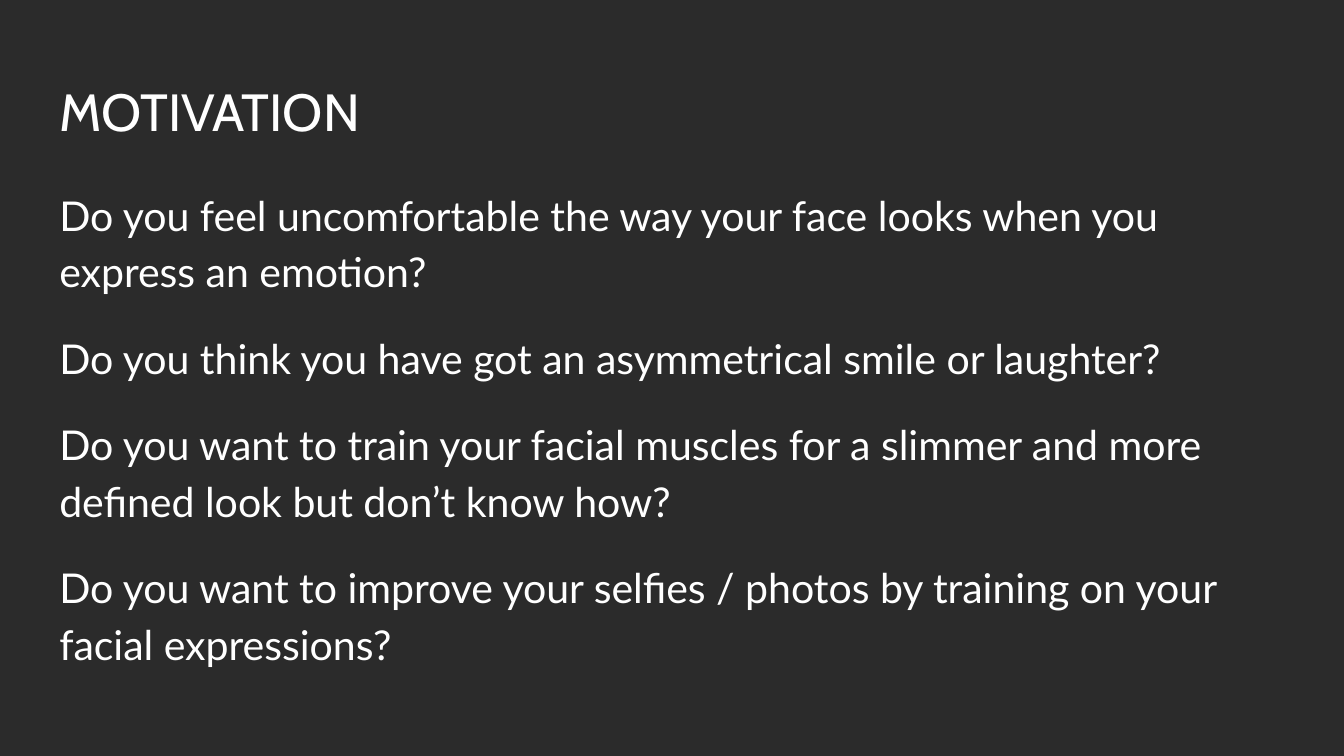
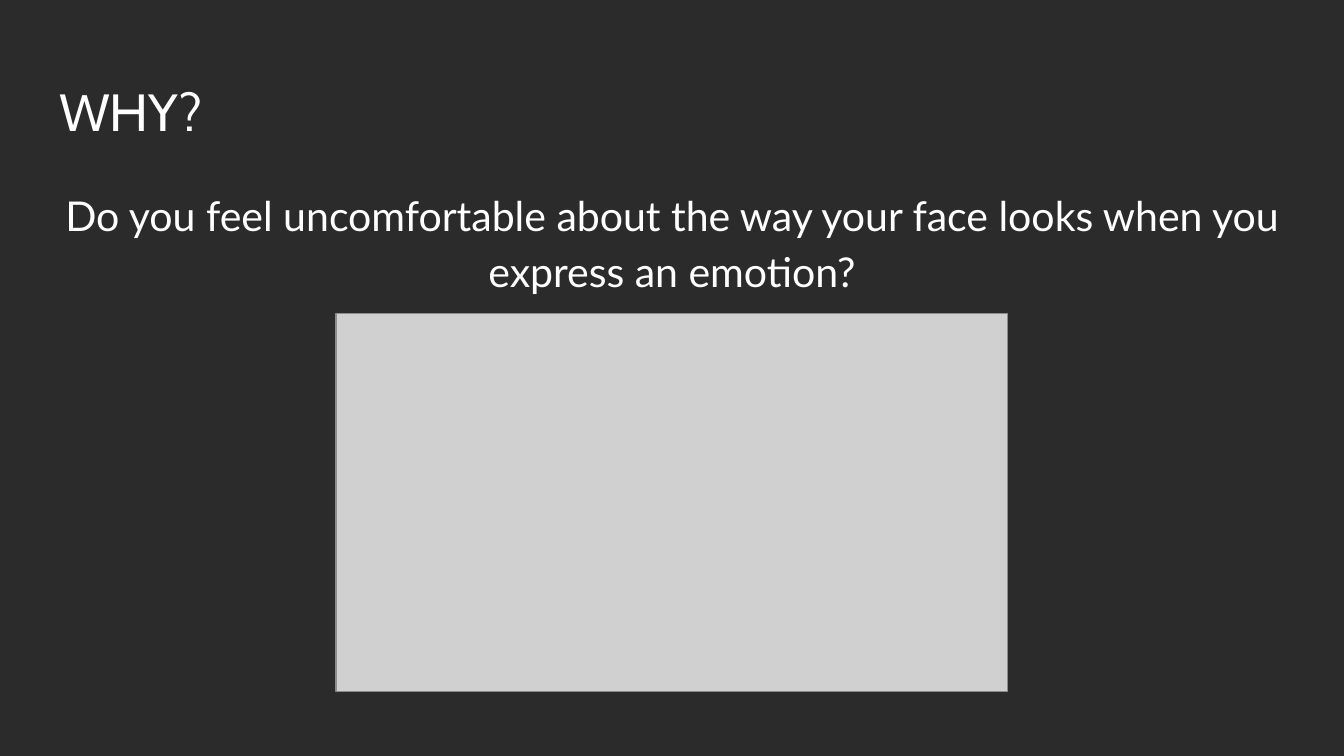
Before and after one commit to b3nk4n/AI-Hackathon, a slide deck: slide 2 of docs/AI Hackathon - Presentation.pptx. Drawn at 1344x756 pixels with LibreOffice and Linux fonts; fonts in the diff are those of the drawing; grey boxes stand for pictures; background and template pictures are left out; a plain dark background stands for a picture behind light text. Boxes give left, top, right and bottom in pixels: in the first picture for what was removed or moved away, otherwise in the second. Text is boxed around its words. In the diff, an @@ line names an element or a change of style, - is before the commit and + after.

```diff
--- a/docs/AI Hackathon - Presentation.pptx
+++ b/docs/AI Hackathon - Presentation.pptx
@@ title at (59, 92, 202, 131): text changed @@
-MOTIVATION
+WHY?
@@ text at (65, 200, 1279, 294): text changed @@
-Do you feel uncomfortable the way your face looks when you express an emotion?
-Do you think you have got an asymmetrical smile or laughter?
-Do you want to train your facial muscles for a slimmer and more defined look but don’t know how?
-Do you want to improve your selfies / photos by training on your facial expressions?
+Do you feel uncomfortable about the way your face looks when you express an emotion?
@@ picture added at (336, 313, 1008, 691) @@
```
Also in this commit, not shown: 4 other slides changed, 5 slides added, 1 slide removed.
